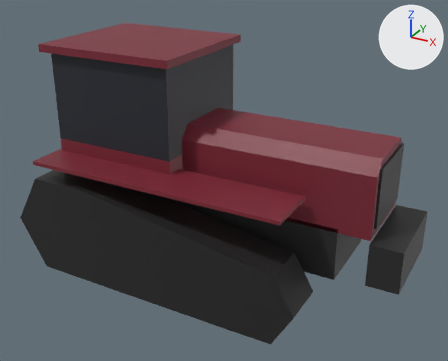
Renders of the glTF model Data/RideUK/Props/SM_Prop_farm_tractortrack_1_LOD2.glb from each side of a commit.
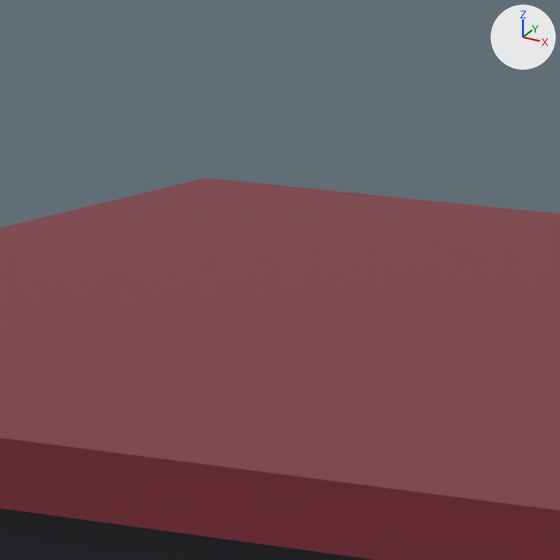
Old and new are each drawn whole from a 50 mm camera at (3.93, -6.92, 4.87) aimed at (0.2, -0.14, 1.48) and again close up on the part from 23% to 37% of the width and 1% to 18% of the height. The lights are fixed; the arrows at upper right show +X, +Y and +Z. The older version's two pictures come first. Vertices at exactly the same position are counted once.

Objects in the first close-up: 'SM_Prop_farm_tractortrack_1_LOD2'.
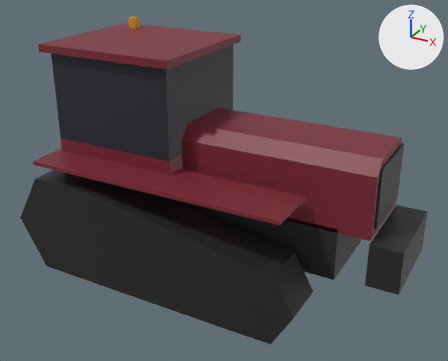
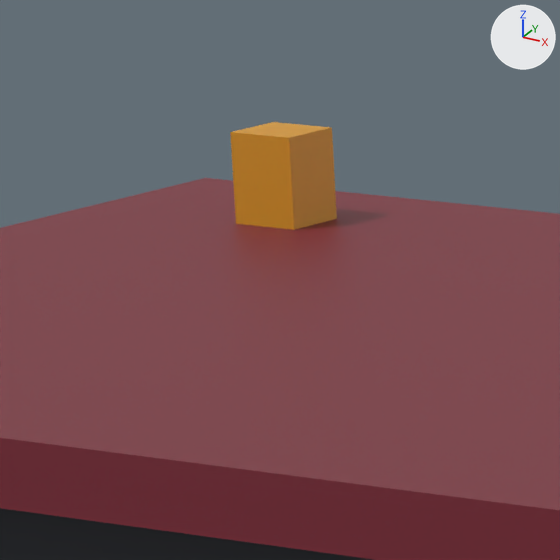
The newer file is also turned or shifted as a whole; pictures and numbers use the older file's frame.

Location of each change, [x1, y1, x2, y2] in pixels of the close-ups (560 x 560 px):
'SM_Prop_farm_tractortrack_1_LOD2', reshaped: before [0, 178, 560, 560]; after [0, 122, 560, 560]
part 1 of me_sm_prop_farm_tractortrack_1_lod2, added (brown): after [230, 122, 337, 230]

The change, as a diff of the scene's bpy script:
```diff
--- a/Data/RideUK/Props/SM_Prop_farm_tractortrack_1_LOD2.glb.py
+++ b/Data/RideUK/Props/SM_Prop_farm_tractortrack_1_LOD2.glb.py
@@ me_sm_prop_farm_tractortrack_1_lod2 @@
 # used by ob_sm_prop_farm_tractortrack_1_lod2; location = (0.0, 0.0, 0.0)
-me_sm_prop_farm_tractortrack_1_lod2.from_pydata(...)  # 108 vertices, 172 faces; spans x -2.48..2.78, y -1.39..1.33, z 0.07..3.25
+me_sm_prop_farm_tractortrack_1_lod2.from_pydata(...)  # 116 vertices, 184 faces; spans x -2.48..2.78, y -1.39..1.33, z 0.07..3.4
+# me_sm_prop_farm_tractortrack_1_lod2 part 1: a new loose piece, a box spanning x -1.78..-1.66, y 0.56..0.68, z 3.25..3.4, in mat_defaultmaterial
+# other edits to the shape of me_sm_prop_farm_tractortrack_1_lod2 do not show in these pictures
 me_sm_prop_farm_tractortrack_1_lod2.materials.append(mat_defaultmaterial)
```
